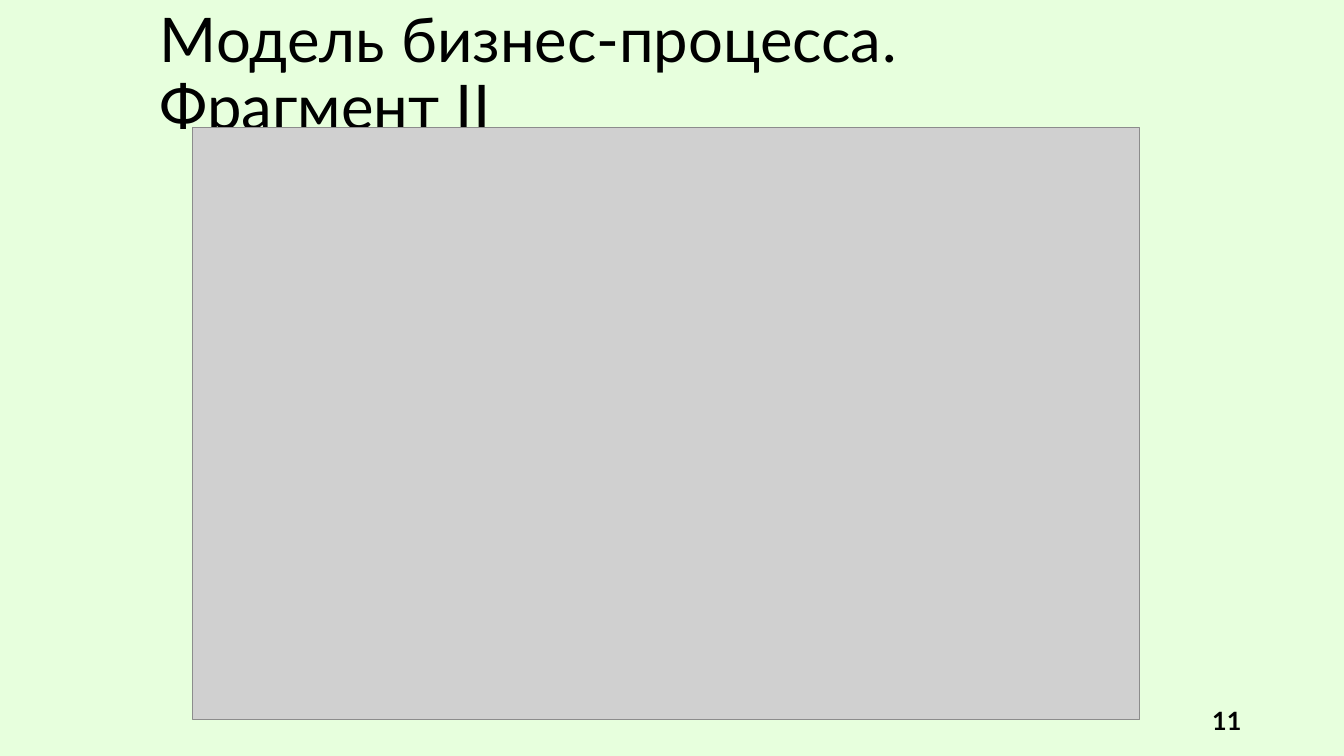
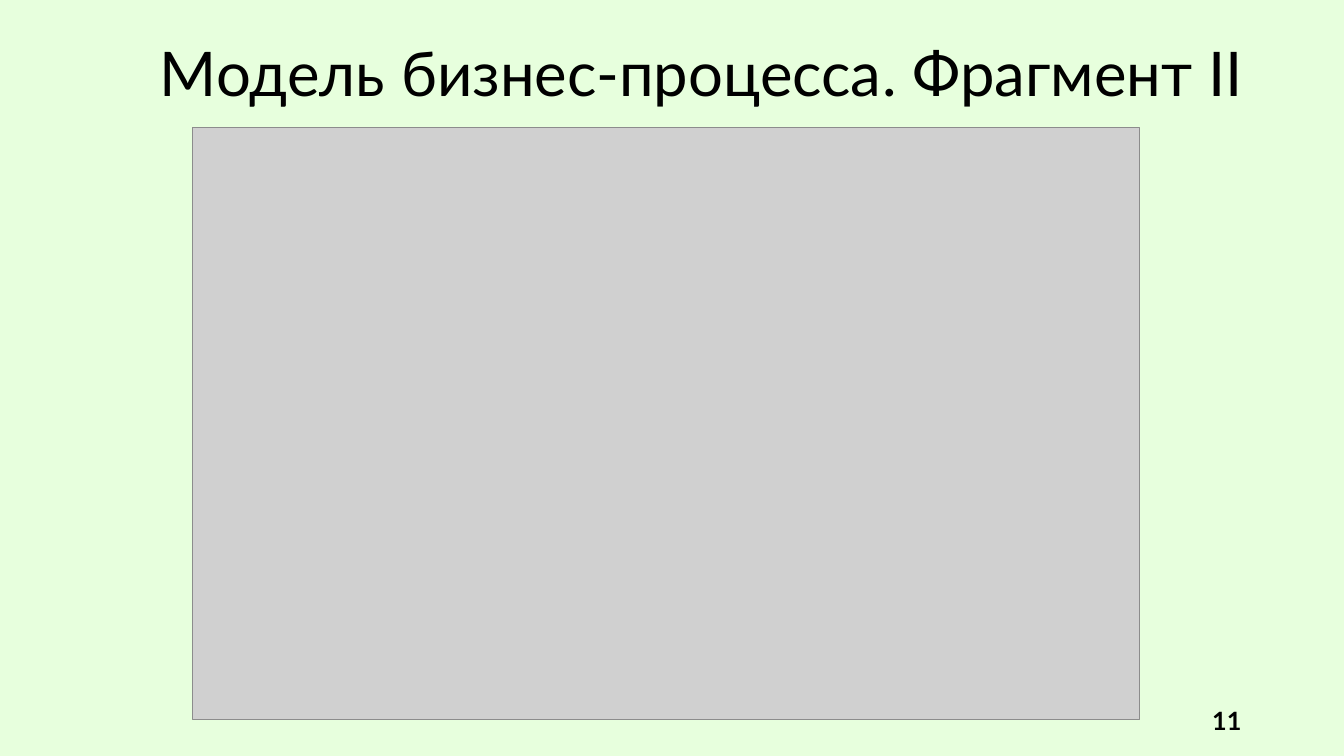
Before and after one commit to R0bari/MessageDeliveryService, a slide deck: slide 11 of Презентация/Сухарев. ВКР.pptx. Drawn at 1344x756 pixels with LibreOffice and Linux fonts; fonts in the diff are those of the drawing; grey boxes stand for pictures. Boxes give left, top, right and bottom in pixels: in the first picture for what was removed or moved away, otherwise in the second. Text is boxed around its words. In the diff, an @@ line names an element or a change of style, - is before the commit and + after.

```diff
--- a/Презентация/Сухарев. ВКР.pptx
+++ b/Презентация/Сухарев. ВКР.pptx
@@ title "Модель бизнес-процесса. Фрагмент II" rewrapped from [160, 17, 897, 141] to [160, 50, 1243, 107] @@
```
Also in this commit, not shown: 4 other slides changed, 1 other file.
